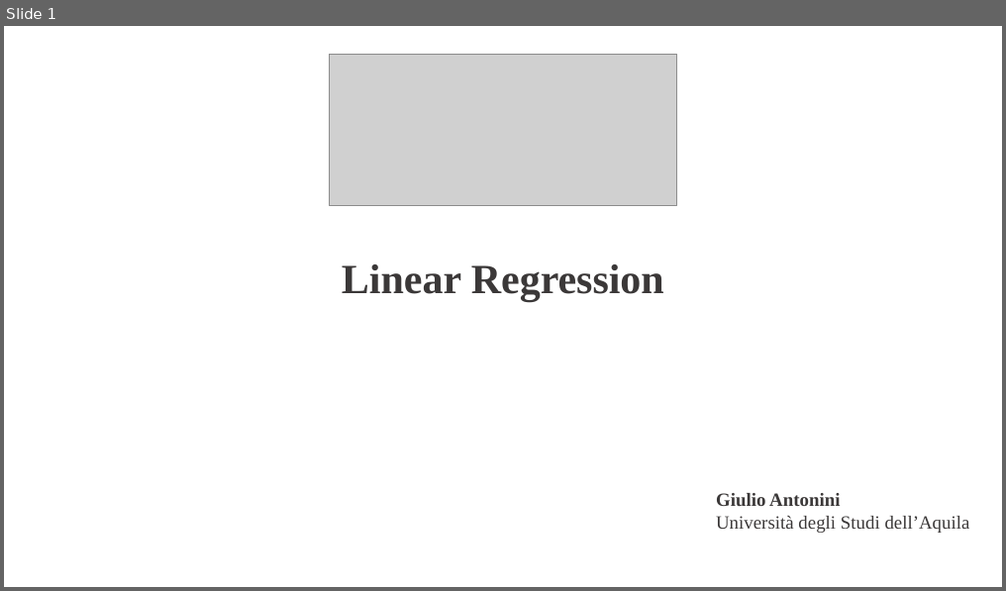
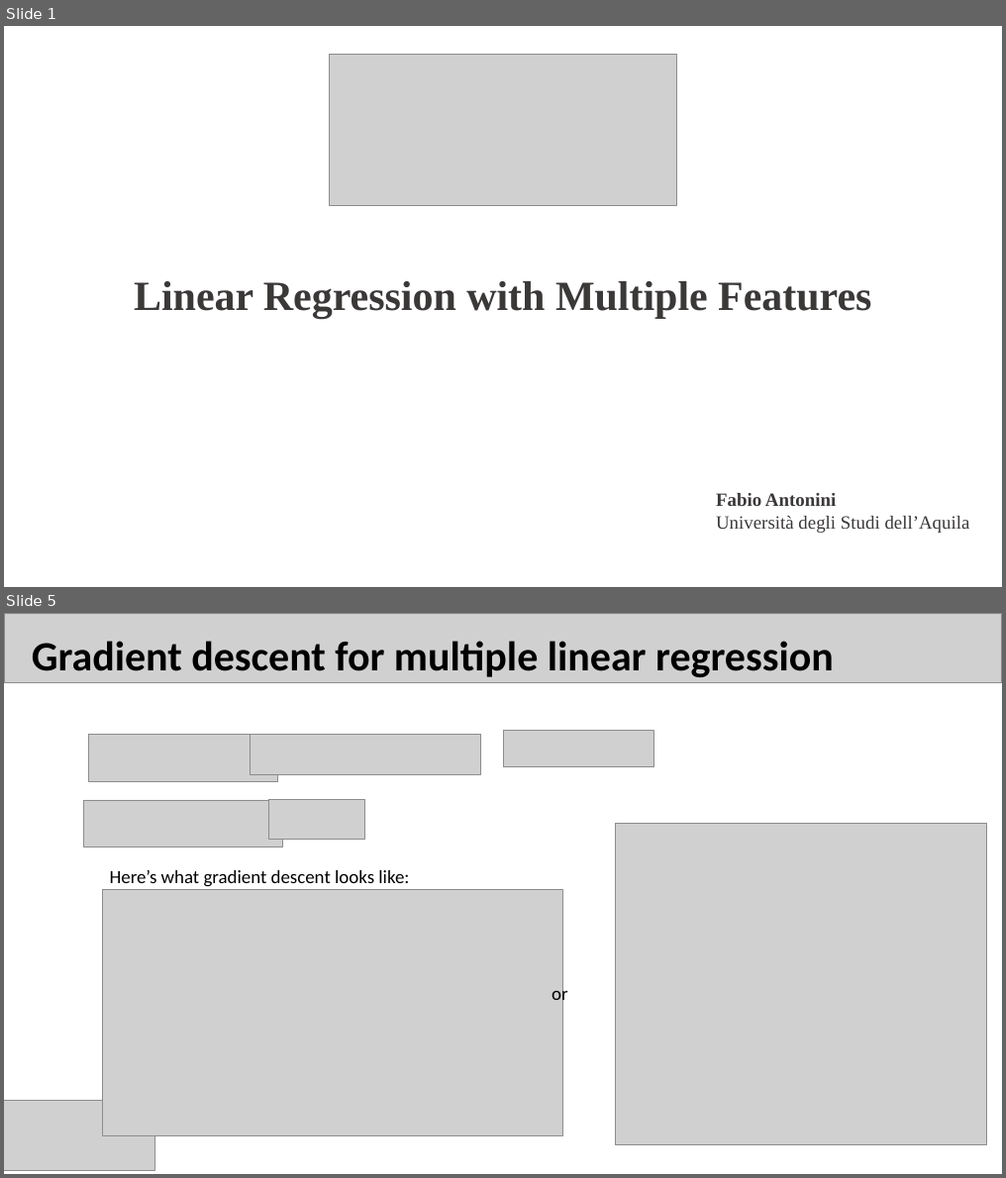
Before and after one commit to fabioantonini/introduction-machine-learning-for-engineers, a slide deck: Lectures/LinearRegressionMultipleFeatures/Slides/LinearRegressionMultipleFeatures.ppt. Shown one above the other, each under a label of ours: slide 1 before the commit, slides 1 and 5 after it; the slides between them are not shown. The pictures are 1006x591 and 1006x1178 pixels, drawn with LibreOffice and Linux fonts; fonts in the diff are those of the drawing; grey boxes stand for pictures; background and template pictures are left out. Boxes give left, top, right and bottom in pixels: in the first picture for what was removed or moved away, otherwise in the second. Text is boxed around its words. In the diff, an @@ line names an element or a change of style, - is before the commit and + after.

```diff
--- a/Lectures/LinearRegressionMultipleFeatures/Slides/LinearRegressionMultipleFeatures.ppt
+++ b/Lectures/LinearRegressionMultipleFeatures/Slides/LinearRegressionMultipleFeatures.ppt
@@ slide 5 added at box(4, 613, 1002, 1174), background #FFFFFF @@
@@ picture added at box(4, 613, 1001, 683) @@
@@ text added at box(32, 641, 834, 677), 40 pt, text #000000, bold @@
+Gradient descent for multiple linear regression
@@ picture added at box(503, 730, 653, 767) @@
@@ picture added at box(89, 734, 278, 781) @@
@@ picture added at box(250, 734, 480, 774) @@
@@ picture added at box(84, 800, 282, 848) @@
@@ picture added at box(268, 800, 364, 840) @@
@@ picture added at box(615, 824, 986, 1145) @@
@@ text added at box(110, 870, 409, 887), 18 pt, text #000000 @@
+Here’s what gradient descent looks like:
@@ picture added at box(102, 889, 562, 1137) @@
@@ text added at box(551, 984, 568, 1005), 18 pt, text #000000 @@
+or
@@ picture added at box(4, 1100, 154, 1170) @@
@@ slide 1 changed as well @@
@@ text at box(134, 281, 871, 318): text changed @@
-Linear Regression
+Linear Regression with Multiple Features
@@ text at box(716, 493, 836, 506): text changed @@
-Giulio Antonini
+Fabio Antonini
```
Also in this commit, not shown: 1 other slide changed, 16 other slides added, 1 slide removed, 23 other files.
